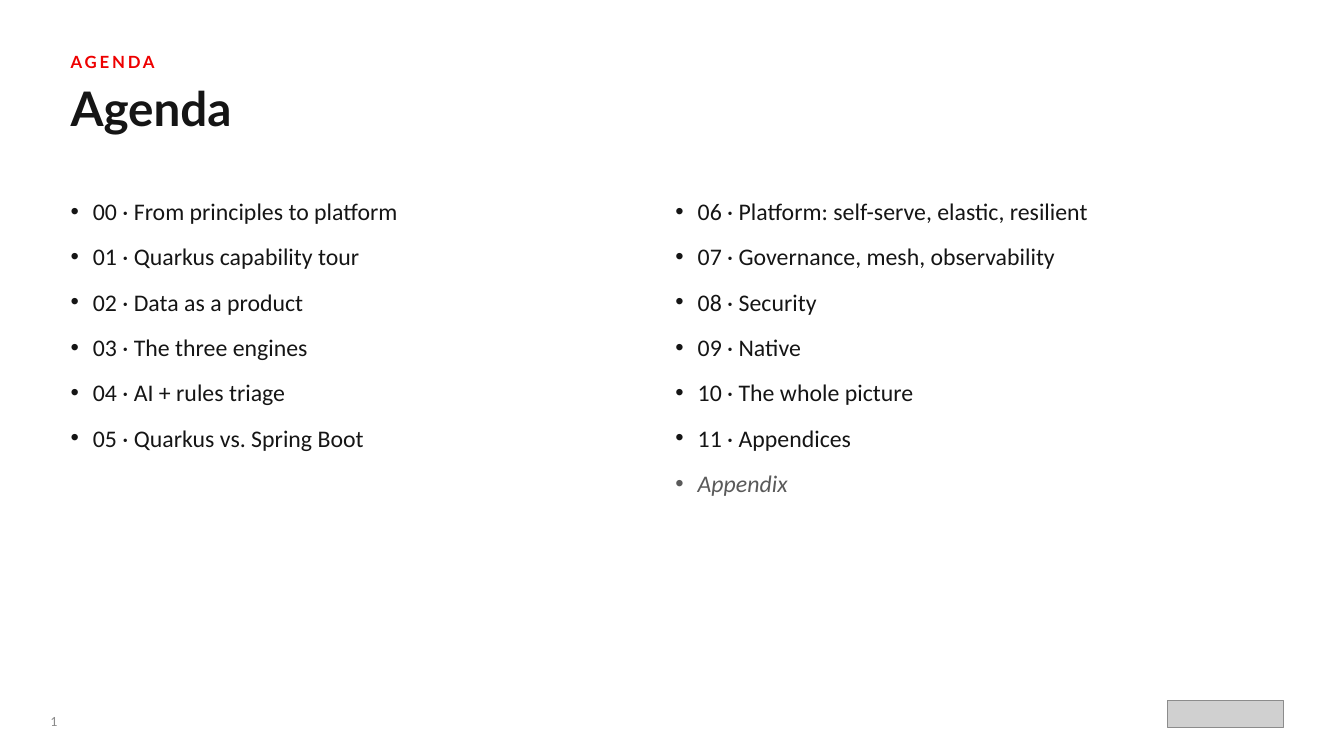
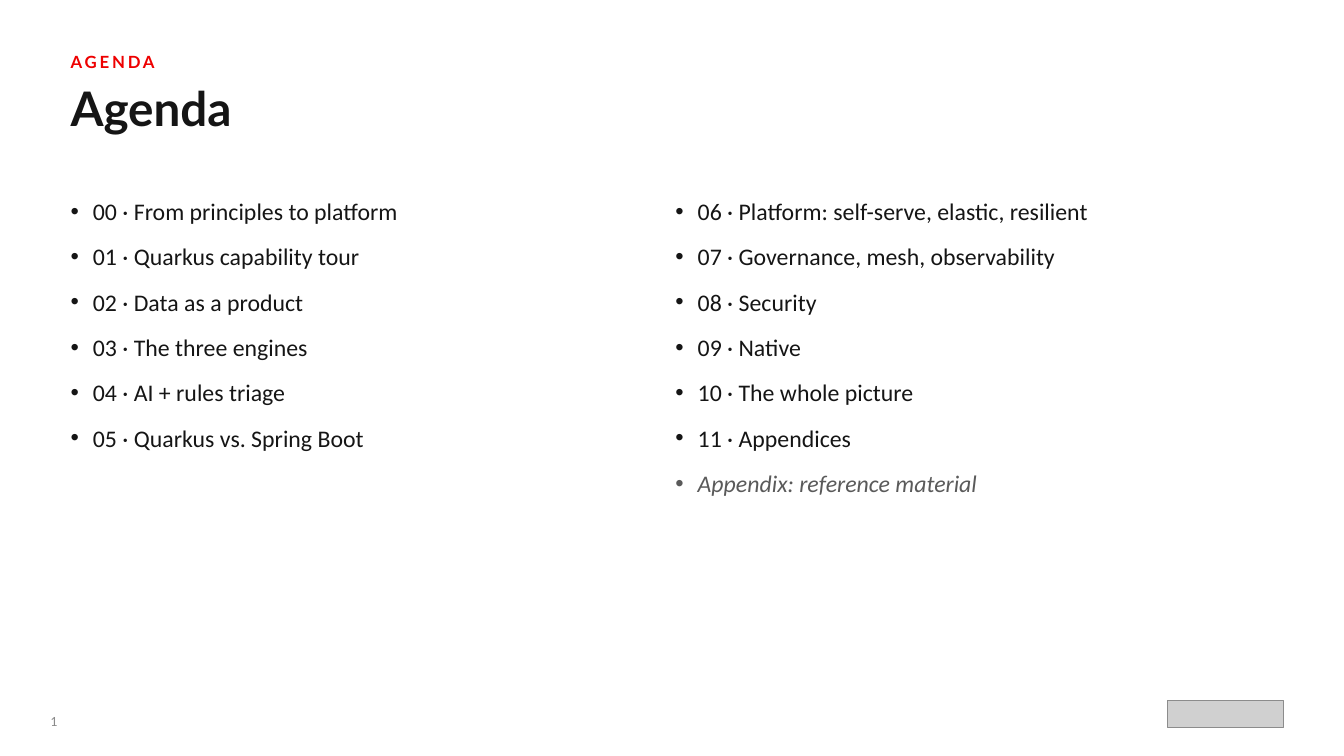
Before and after one commit to patterncatalyst/datamesh-reference-arch-quarkus, a slide deck: slide 2 of presentation/datamesh-201/Datamesh-201-Quarkus-r1.1.pptx. Drawn at 1344x756 pixels with LibreOffice and Linux fonts; fonts in the diff are those of the drawing; grey boxes stand for pictures. Boxes give left, top, right and bottom in pixels: in the first picture for what was removed or moved away, otherwise in the second. Text is boxed around its words. In the diff, an @@ line names an element or a change of style, - is before the commit and + after.

```diff
--- a/presentation/datamesh-201/Datamesh-201-Quarkus-r1.1.pptx
+++ b/presentation/datamesh-201/Datamesh-201-Quarkus-r1.1.pptx
@@ text at [698, 475, 976, 496]: text changed @@
-• Appendix
+• Appendix: reference material
```
Also in this commit, not shown: 24 other slides changed, 24 other files.
